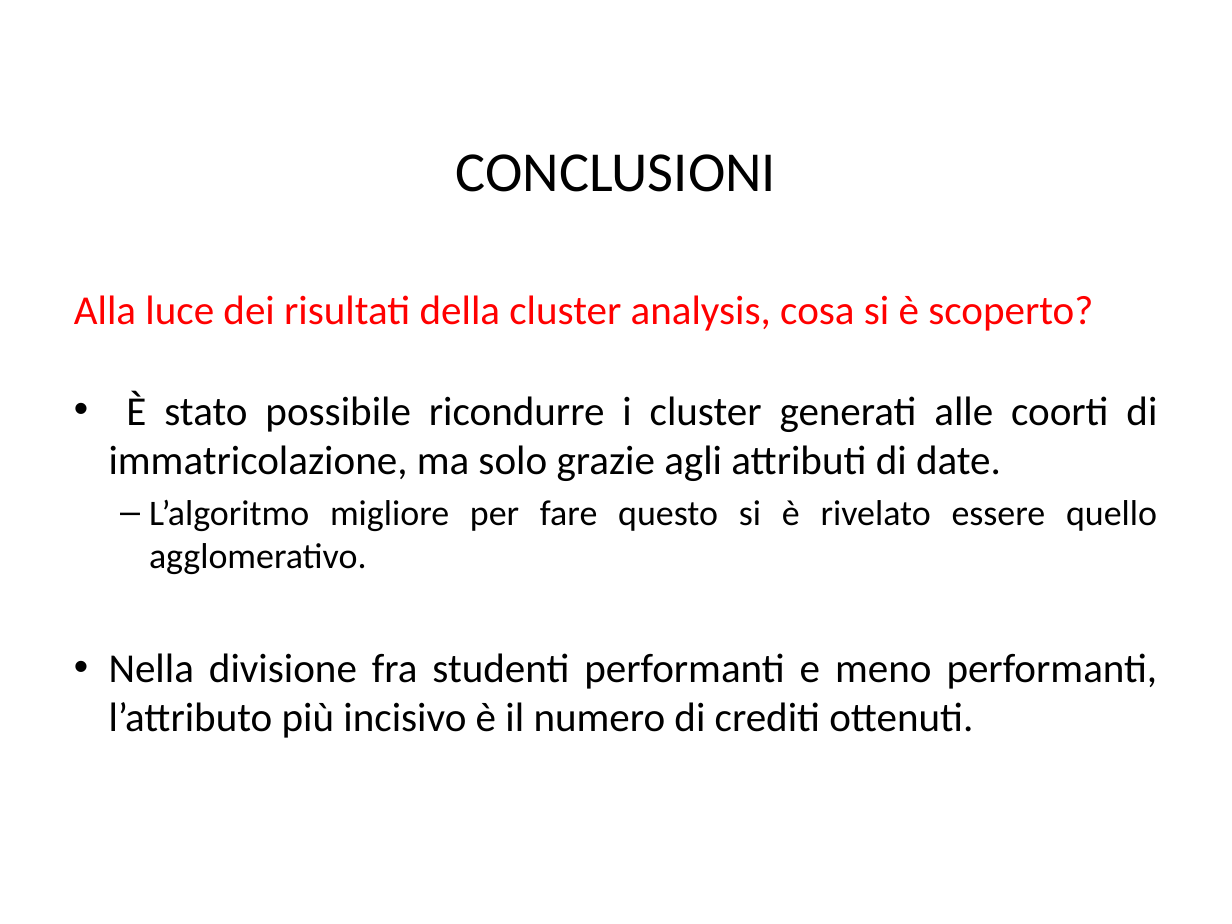
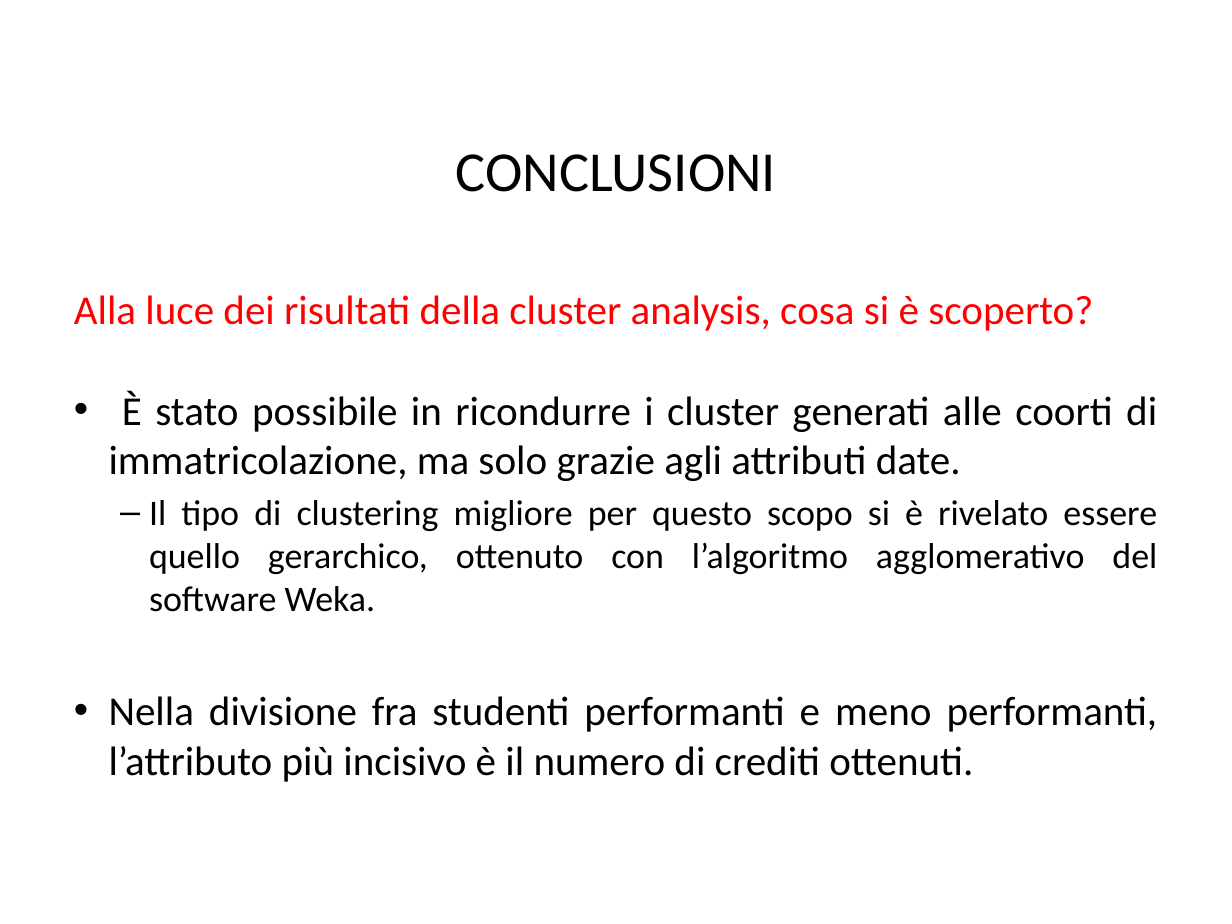
Before and after one commit to BlacknDecker/unifi, a slide deck: slide 45 of relazione-min.pptx (slide 49 before the commit). Drawn at 1232x924 pixels with LibreOffice and Linux fonts; fonts in the diff are those of the drawing; background and template pictures are left out. Boxes give left, top, right and bottom in pixels: in the first picture for what was removed or moved away, otherwise in the second. Text is boxed around its words. In the diff, an @@ line names an element or a change of style, - is before the commit and + after.

```diff
--- a/relazione-min.pptx
+++ b/relazione-min.pptx
@@ text at (109,391,1157,612): text changed; size 24 to 21 pt @@
-• È stato possibile ricondurre i cluster generati alle coorti di immatricolazione, ma solo grazie agli attributi di date.
-  – L’algoritmo migliore per fare questo si è rivelato essere quello agglomerativo.
+• È stato possibile in ricondurre i cluster generati alle coorti di immatricolazione, ma solo grazie agli attributi date.
+  – Il tipo di clustering migliore per questo scopo si è rivelato essere quello gerarchico, ottenuto con l’algoritmo agglomerativo del software Weka.
```
Also in this commit, not shown: 6 other slides changed, 4 slides removed.
